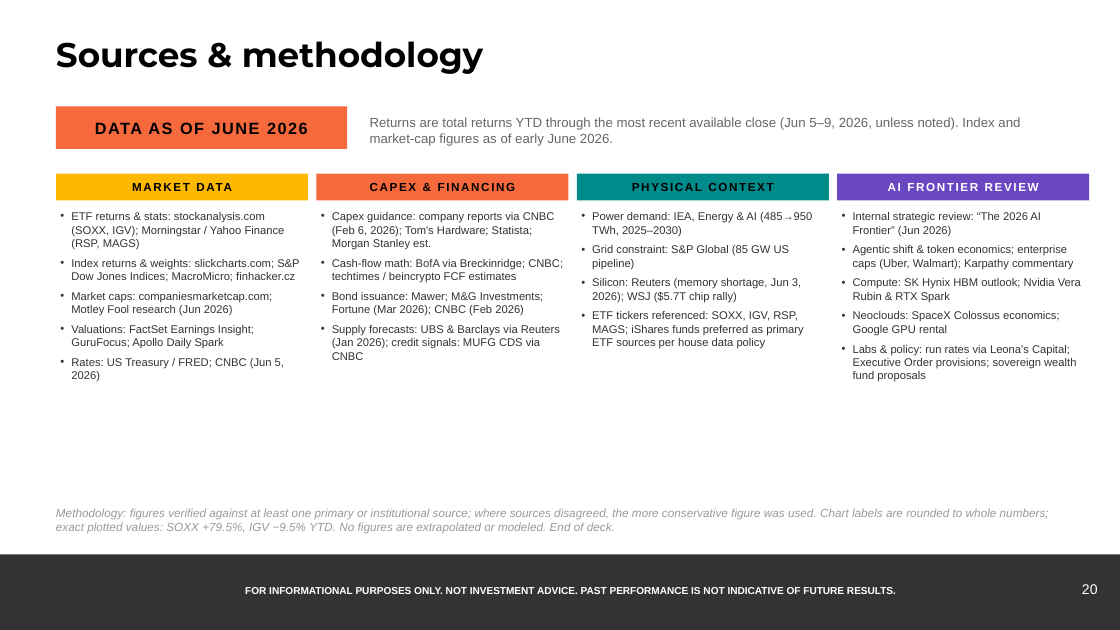
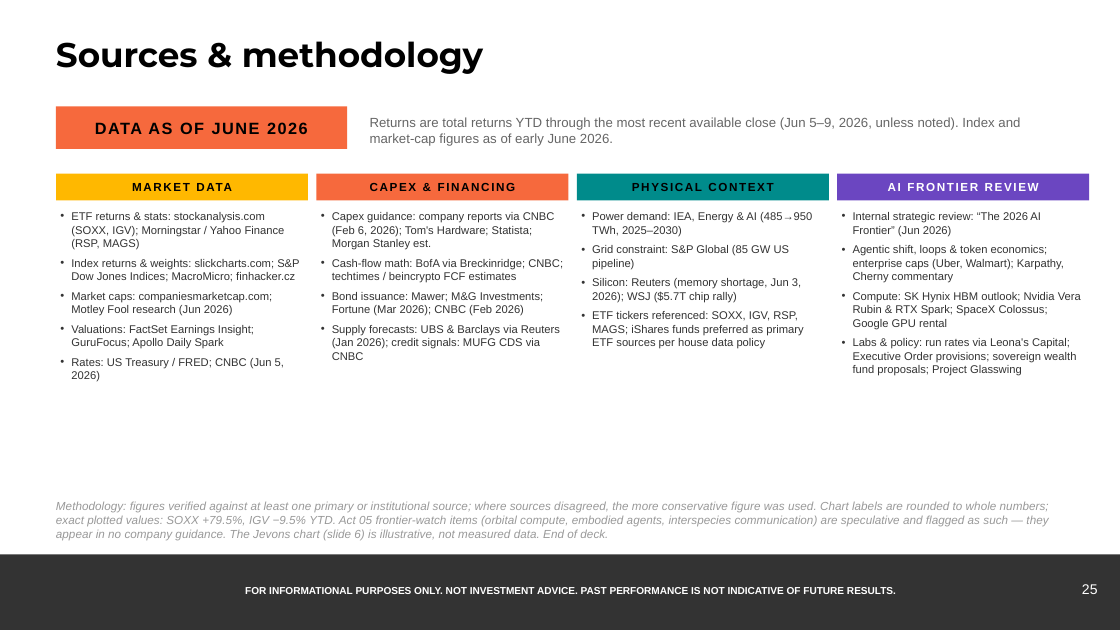
Before and after one commit to samuelcmcclellan-cell/ai-markets-deck, a slide deck: slide 25 of ai-markets-deck.pptx (slide 20 before the commit). Drawn at 1120x630 pixels with LibreOffice and Linux fonts; fonts in the diff are those of the drawing. Boxes give left, top, right and bottom in pixels: in the first picture for what was removed or moved away, otherwise in the second. Text is boxed around its words. In the diff, an @@ line names an element or a change of style, - is before the commit and + after.

```diff
--- a/ai-markets-deck.pptx
+++ b/ai-markets-deck.pptx
@@ text at (853,245,1081,376): text changed @@
-• Agentic shift & token economics; enterprise caps (Uber, Walmart); Karpathy commentary
-• Compute: SK Hynix HBM outlook; Nvidia Vera Rubin & RTX Spark
-• Neoclouds: SpaceX Colossus economics; Google GPU rental
-• Labs & policy: run rates via Leona's Capital; Executive Order provisions; sovereign wealth fund proposals
+• Agentic shift, loops & token economics; enterprise caps (Uber, Walmart); Karpathy, Cherny commentary
+• Compute: SK Hynix HBM outlook; Nvidia Vera Rubin & RTX Spark; SpaceX Colossus; Google GPU rental
+• Labs & policy: run rates via Leona's Capital; Executive Order provisions; sovereign wealth fund proposals; Project Glasswing
@@ text at (56,501,1049,541): text changed @@
-Methodology: figures verified against at least one primary or institutional source; where sources disagreed, the more conservative figure was used. Chart labels are rounded to whole numbers; exact plotted values: SOXX +79.5%, IGV −9.5% YTD. No figures are extrapolated or modeled. End of deck.
+Methodology: figures verified against at least one primary or institutional source; where sources disagreed, the more conservative figure was used. Chart labels are rounded to whole numbers; exact plotted values: SOXX +79.5%, IGV −9.5% YTD. Act 05 frontier-watch items (orbital compute, embodied agents, interspecies communication) are speculative and flagged as such — they appear in no company guidance. The Jevons chart (slide 6) is illustrative, not measured data. End of deck.
@@ text at (1082,584,1098,594): text changed @@
-20
+25
```
Also in this commit, not shown: 17 other slides changed, 7 slides added, 2 slides removed, 33 other files.
